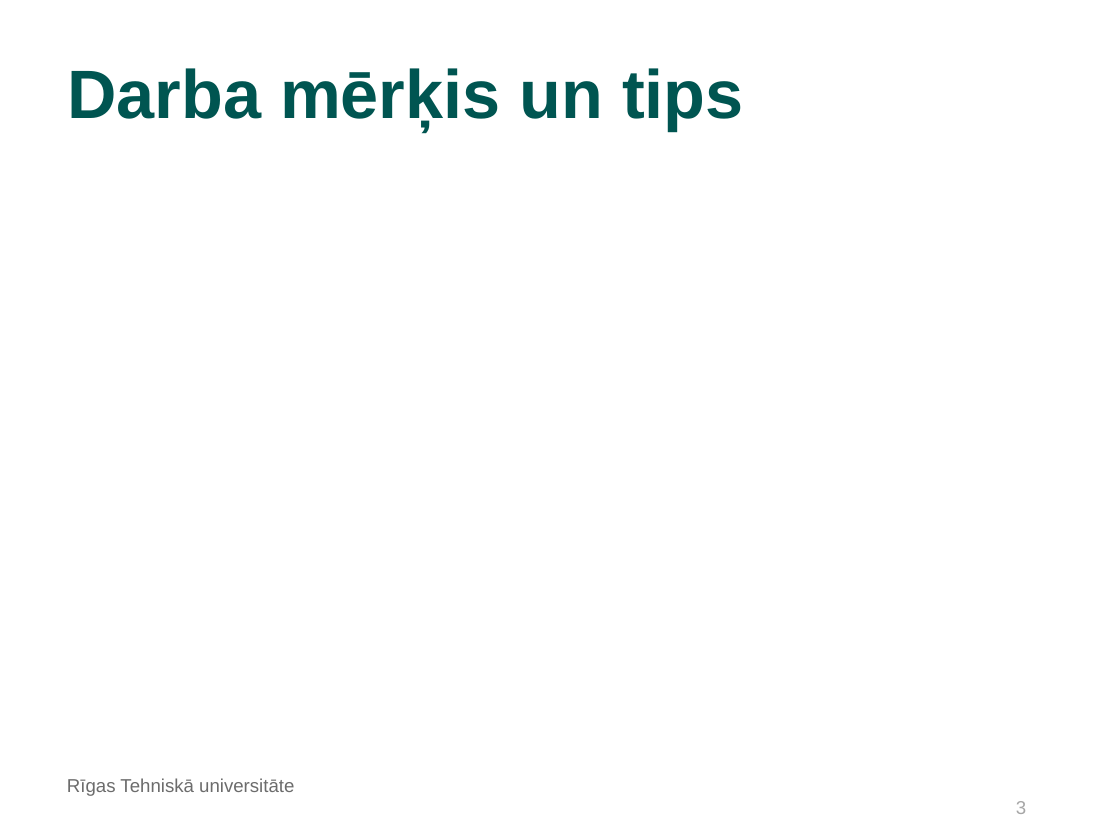
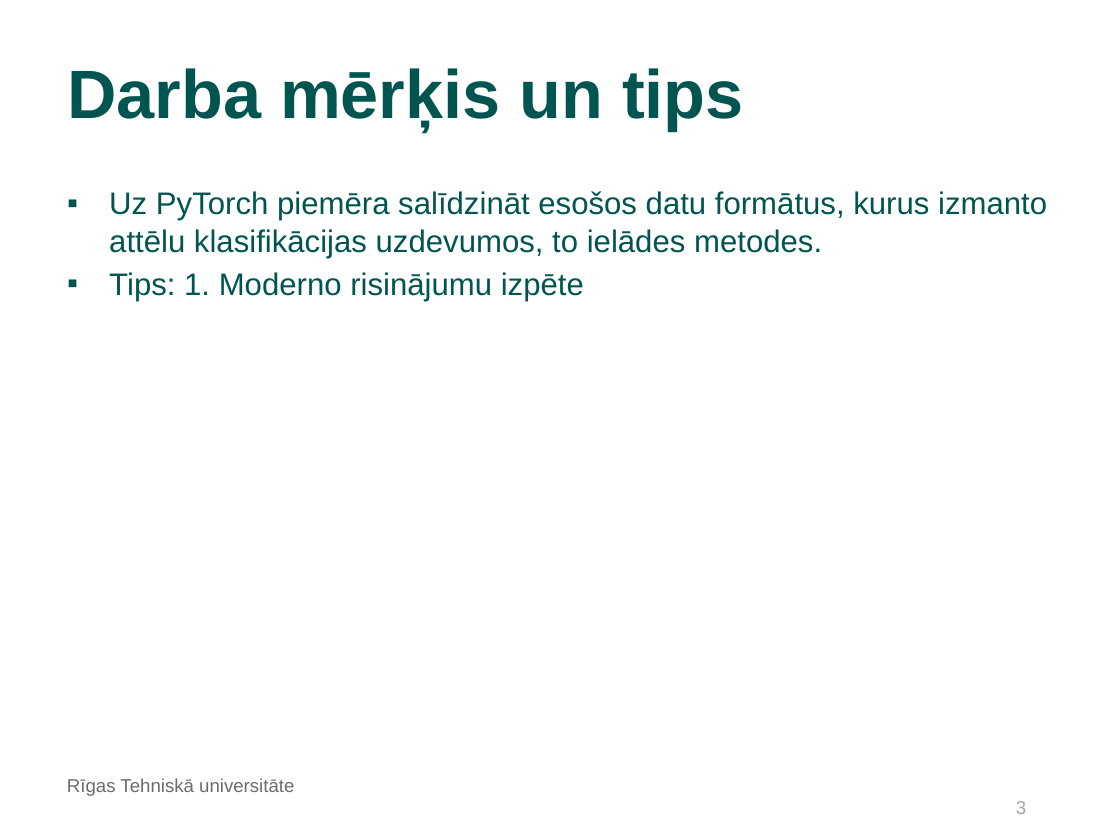
Before and after one commit to kamikaze/rtu-bachelor-tasks, a slide deck: slide 3 of docs/Šablons_Bakalaura_darba_priekšaizstāvēšanai.odp. Drawn at 1120x840 pixels with LibreOffice and Linux fonts; fonts in the diff are those of the drawing; background and template pictures are left out. Boxes give left, top, right and bottom in pixels: in the first picture for what was removed or moved away, otherwise in the second. Text is boxed around its words. In the diff, an @@ line names an element or a change of style, - is before the commit and + after.

```diff
--- a/docs/Šablons_Bakalaura_darba_priekšaizstāvēšanai.odp
+++ b/docs/Šablons_Bakalaura_darba_priekšaizstāvēšanai.odp
@@ text added at (109,191,1047,302), 20 pt, text #005551 @@
+▪ Uz PyTorch piemēra salīdzināt esošos datu formātus, kurus izmanto attēlu klasifikācijas uzdevumos, to ielādes metodes.
+▪ Tips: 1. Moderno risinājumu izpēte
```
Also in this commit, not shown: 8 other slides changed, 2 slides added, 2 slides removed, 26 other files.
